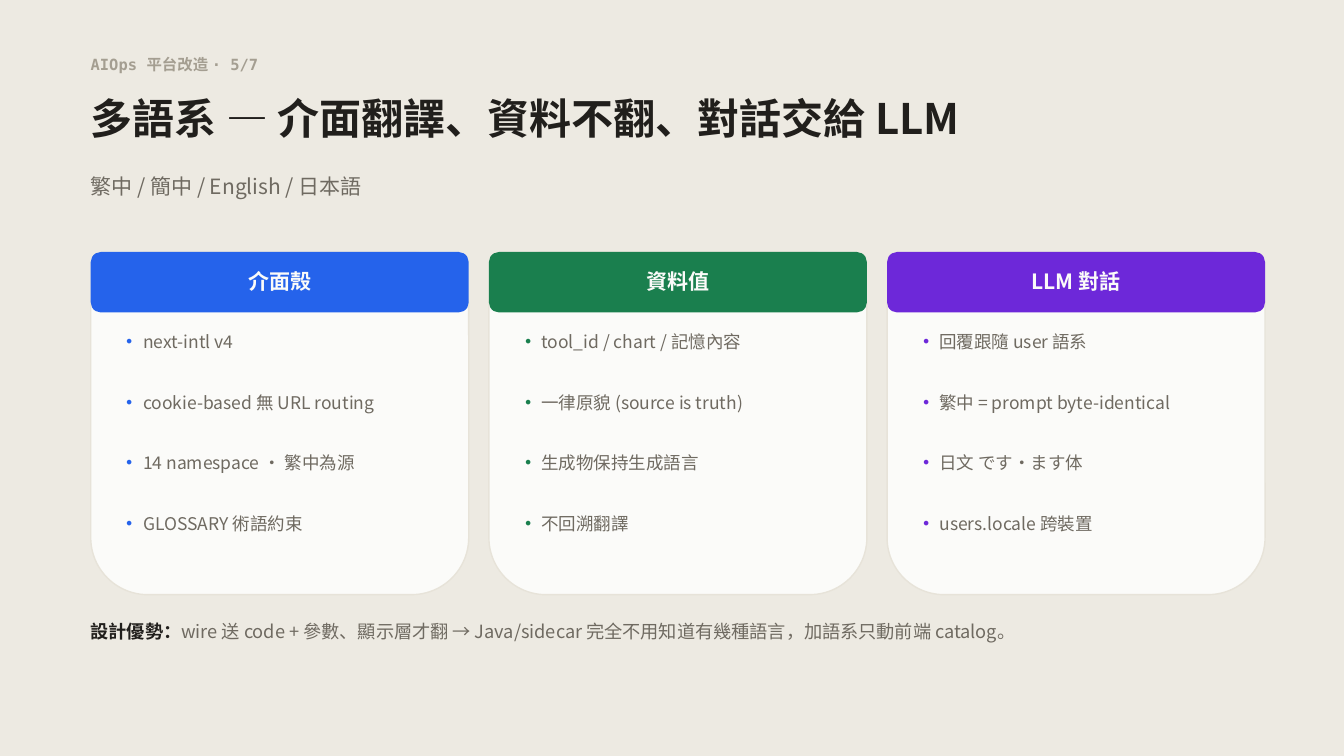
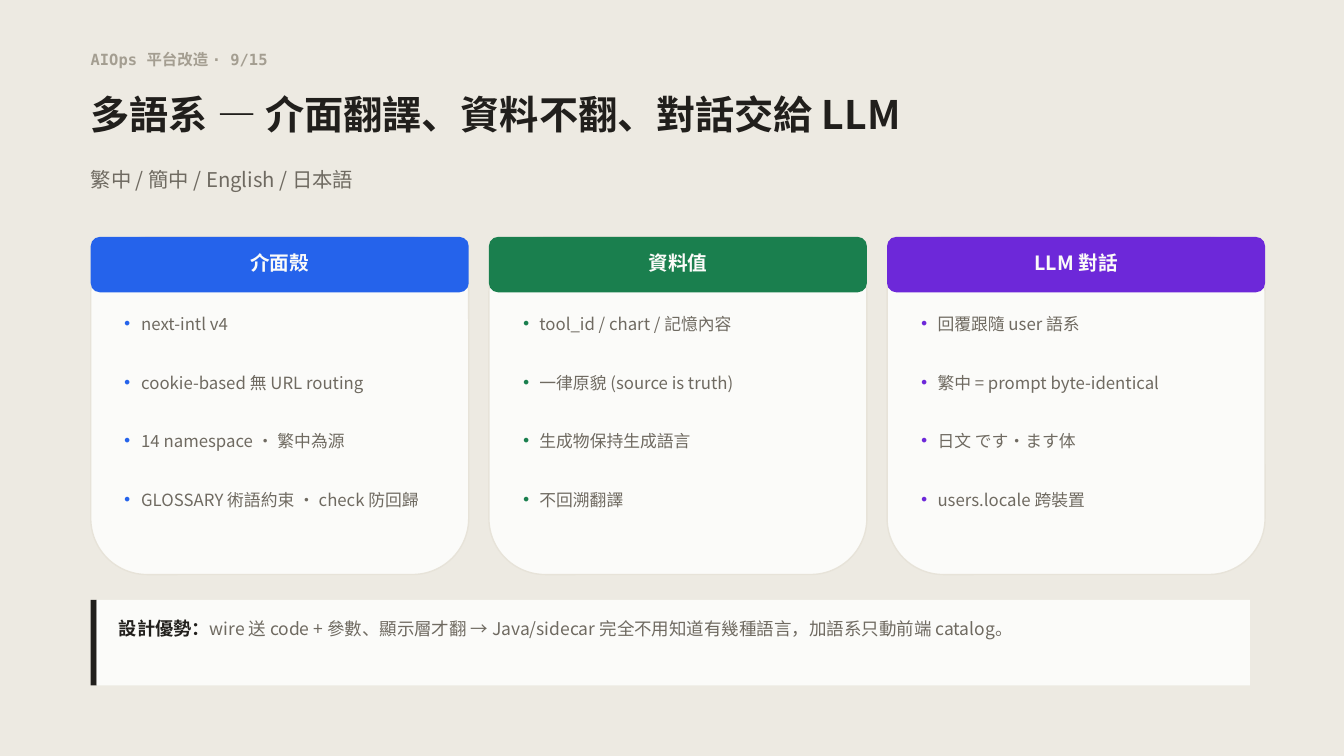
Before and after one commit to gillggx/ai-ops-agentic-platform, a slide deck: slide 9 of docs/PLATFORM_OVERVIEW_2026H2.pptx (slide 6 before the commit). Drawn at 1344x756 pixels with LibreOffice and Linux fonts; fonts in the diff are those of the drawing. Boxes give left, top, right and bottom in pixels: in the first picture for what was removed or moved away, otherwise in the second. Text is boxed around its words. In the diff, an @@ line names an element or a change of style, - is before the commit and + after.

```diff
--- a/docs/PLATFORM_OVERVIEW_2026H2.pptx
+++ b/docs/PLATFORM_OVERVIEW_2026H2.pptx
@@ text at (91, 52, 267, 68): text changed @@
-AIOps 平台改造 · 5/7
+AIOps 平台改造 · 9/15
@@ text "多語系 — 介面翻譯、資料不翻、對話交給 LLM" at (91, 95, 901, 133): size 30 to 28 pt @@
@@ text "繁中 / 簡中 / English ..." at (91, 170, 353, 192): size 15 to 14.5 pt @@
@@ rounded rectangle: place and size @@
-rounded rectangle at (91, 252, 469, 595)
+rounded rectangle at (91, 237, 469, 575)
@@ rounded rectangle: place and size @@
-rounded rectangle at (91, 252, 469, 313)
+rounded rectangle at (91, 237, 469, 292)
@@ rounded rectangle: place and size @@
-rounded rectangle at (489, 252, 867, 595)
+rounded rectangle at (489, 237, 867, 575)
@@ rounded rectangle: place and size @@
-rounded rectangle at (489, 252, 867, 313)
+rounded rectangle at (489, 237, 867, 292)
@@ rounded rectangle: place and size @@
-rounded rectangle at (887, 252, 1265, 595)
+rounded rectangle at (887, 237, 1265, 575)
@@ rounded rectangle: place and size @@
-rounded rectangle at (887, 252, 1265, 313)
+rounded rectangle at (887, 237, 1265, 292)
@@ 3 texts: place and size @@
-3 texts at (248, 271, 1121, 291)
+3 texts at (250, 253, 1117, 272)
@@ size 15 to 14 pt in 3 elements at (250, 253, 309, 272), (648, 253, 707, 272), (1034, 253, 1117, 272) @@
@@ text "· next-intl v4": place and size @@
-text "· next-intl v4" at (143, 334, 234, 348)
+text "· next-intl v4" at (141, 316, 228, 330)
@@ text "· tool_id / chart / ...": place and size @@
-text "· tool_id / chart / ..." at (541, 333, 741, 351)
+text "· tool_id / chart / ..." at (539, 316, 731, 333)
@@ text "· 回覆跟隨 user 語系": place and size @@
-text "· 回覆跟隨 user 語系" at (940, 333, 1088, 350)
+text "· 回覆跟隨 user 語系" at (938, 316, 1080, 332)
@@ text "· cookie-based 無 URL routing": place and size @@
-text "· cookie-based 無 URL routing" at (143, 394, 375, 414)
+text "· cookie-based 無 URL routing" at (141, 375, 363, 393)
@@ text "· 一律原貌 (source is truth)": place and size @@
-text "· 一律原貌 (source is truth)" at (541, 394, 743, 412)
+text "· 一律原貌 (source is truth)" at (539, 375, 733, 392)
@@ text "· 繁中 = prompt byte-identical": place and size @@
-text "· 繁中 = prompt byte-identical" at (940, 394, 1170, 413)
+text "· 繁中 = prompt byte-identical" at (938, 375, 1159, 393)
@@ text "· 14 namespace · 繁中為源": place and size @@
-text "· 14 namespace · 繁中為源" at (143, 454, 355, 473)
+text "· 14 namespace · 繁中為源" at (141, 433, 344, 451)
@@ text "· 生成物保持生成語言": place and size @@
-text "· 生成物保持生成語言" at (541, 454, 698, 471)
+text "· 生成物保持生成語言" at (539, 433, 690, 449)
@@ text "· 日文 です・ます体": place and size @@
-text "· 日文 です・ます体" at (940, 454, 1083, 471)
+text "· 日文 です・ます体" at (938, 433, 1076, 448)
@@ text "· 日文 です・ます体" at (938, 433, 1076, 448): size 12.5 to 12 pt in "日文 です・ます体" @@
@@ text at (141, 492, 418, 508): text changed; size 12.5 to 12 pt @@
-· GLOSSARY 術語約束
+· GLOSSARY 術語約束 · check 防回歸
@@ text "· 不回溯翻譯": place and size @@
-text "· 不回溯翻譯" at (541, 515, 628, 532)
+text "· 不回溯翻譯" at (539, 492, 623, 508)
@@ text "· 不回溯翻譯" at (539, 492, 623, 508): size 12.5 to 12 pt in "不回溯翻譯" @@
@@ size 12.5 to 12 pt in 9 elements at (141, 316, 228, 330), (539, 316, 731, 333), (938, 316, 1080, 332), (539, 375, 733, 392), (141, 375, 363, 393), (938, 375, 1159, 393), (539, 433, 690, 449), (141, 433, 344, 451), (938, 492, 1085, 508) @@
@@ text "· users.locale 跨裝置": place and size @@
-text "· users.locale 跨裝置" at (940, 515, 1092, 532)
+text "· users.locale 跨裝置" at (938, 492, 1085, 508)
@@ rectangle added at (91, 600, 97, 686), fill #211F1C @@
@@ rectangle added at (97, 600, 1250, 686), fill #FBFBF9 @@
@@ text "設計優勢：wire 送 code + 參數、顯示層才翻 ...": place and size @@
-text "設計優勢：wire 送 code + 參數、顯示層才翻 ..." at (91, 622, 1015, 643)
+text "設計優勢：wire 送 code + 參數、顯示層才翻 ..." at (119, 619, 1012, 640)
@@ text "設計優勢：wire 送 code + 參數、顯示層才翻 ..." at (119, 619, 1012, 640): size 13 to 12.5 pt; line spacing 1 to 1.15; less space between paragraphs @@
```
Also in this commit, not shown: 6 other slides changed, 8 slides added, 1 slide removed.
